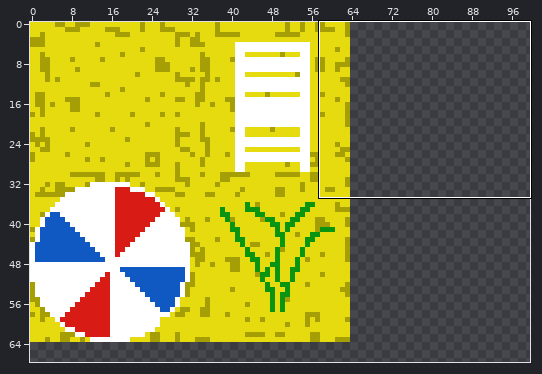
A sprite sheet gets an edit: Zapf_Uni_Rostock/tilesets/Strand.png. The picture above shows the old version from afar; the outline marks the close-up.
Close-up. First the earlier version:
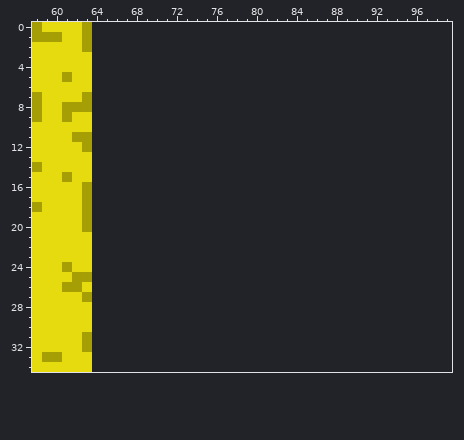
The file is 64x64 pixels. Colours within 5 levels of each other are drawn and written as one. Shown: x 58..99, y 0..34. The old version is drawn lined up with the new one, on the new canvas. The wide view leaves out empty margins.
And afterwards:
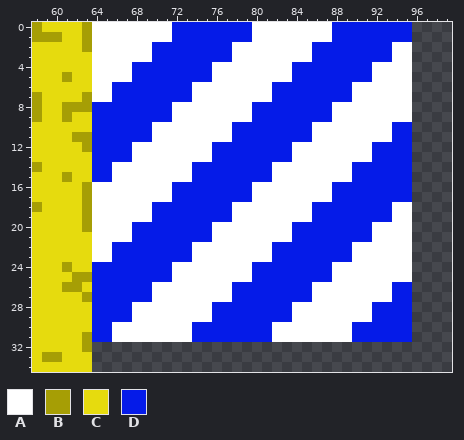
Palette (. is transparent): A #ffffff  B #a69e05  C #e6db0e  D #051be8
Diff:
{"change": "canvas 64x64 -> 256x256"}
{"y":0,"x":64,"old":"................................","new":"AAAAAAAADDDDDDDDAAAAAAAADDDDDDDD"}
{"y":1,"x":64,"old":"................................","new":"AAAAAAAADDDDDDDDAAAAAAAADDDDDDDD"}
{"y":2,"x":64,"old":"................................","new":"AAAAAADDDDDDDDAAAAAAAADDDDDDDDAA"}
{"y":3,"x":64,"old":"................................","new":"AAAAAADDDDDDDDAAAAAAAADDDDDDDDAA"}
{"y":4,"x":64,"old":"................................","new":"AAAADDDDDDDDAAAAAAAADDDDDDDDAAAA"}
{"y":5,"x":64,"old":"................................","new":"AAAADDDDDDDDAAAAAAAADDDDDDDDAAAA"}
{"y":6,"x":64,"old":"................................","new":"AADDDDDDDDAAAAAAAADDDDDDDDAAAAAA"}
{"y":7,"x":64,"old":"................................","new":"AADDDDDDDDAAAAAAAADDDDDDDDAAAAAA"}
{"y":8,"x":64,"old":"................................","new":"DDDDDDDDAAAAAAAADDDDDDDDAAAAAAAA"}
{"y":9,"x":64,"old":"................................","new":"DDDDDDDDAAAAAAAADDDDDDDDAAAAAAAA"}
{"y":10,"x":64,"old":"................................","new":"DDDDDDAAAAAAAADDDDDDDDAAAAAAAADD"}
{"y":11,"x":64,"old":"................................","new":"DDDDDDAAAAAAAADDDDDDDDAAAAAAAADD"}
{"y":12,"x":64,"old":"................................","new":"DDDDAAAAAAAADDDDDDDDAAAAAAAADDDD"}
{"y":13,"x":64,"old":"................................","new":"DDDDAAAAAAAADDDDDDDDAAAAAAAADDDD"}
{"y":14,"x":64,"old":"................................","new":"DDAAAAAAAADDDDDDDDAAAAAAAADDDDDD"}
{"y":15,"x":64,"old":"................................","new":"DDAAAAAAAADDDDDDDDAAAAAAAADDDDDD"}
{"y":16,"x":64,"old":"................................","new":"AAAAAAAADDDDDDDDAAAAAAAADDDDDDDD"}
{"y":17,"x":64,"old":"................................","new":"AAAAAAAADDDDDDDDAAAAAAAADDDDDDDD"}
{"y":18,"x":64,"old":"................................","new":"AAAAAADDDDDDDDAAAAAAAADDDDDDDDAA"}
{"y":19,"x":64,"old":"................................","new":"AAAAAADDDDDDDDAAAAAAAADDDDDDDDAA"}
{"y":20,"x":64,"old":"................................","new":"AAAADDDDDDDDAAAAAAAADDDDDDDDAAAA"}
{"y":21,"x":64,"old":"................................","new":"AAAADDDDDDDDAAAAAAAADDDDDDDDAAAA"}
{"y":22,"x":64,"old":"................................","new":"AADDDDDDDDAAAAAAAADDDDDDDDAAAAAA"}
{"y":23,"x":64,"old":"................................","new":"AADDDDDDDDAAAAAAAADDDDDDDDAAAAAA"}
{"y":24,"x":64,"old":"................................","new":"DDDDDDDDAAAAAAAADDDDDDDDAAAAAAAA"}
{"y":25,"x":64,"old":"................................","new":"DDDDDDDDAAAAAAAADDDDDDDDAAAAAAAA"}
{"y":26,"x":64,"old":"................................","new":"DDDDDDAAAAAAAADDDDDDDDAAAAAAAADD"}
{"y":27,"x":64,"old":"................................","new":"DDDDDDAAAAAAAADDDDDDDDAAAAAAAADD"}
{"y":28,"x":64,"old":"................................","new":"DDDDAAAAAAAADDDDDDDDAAAAAAAADDDD"}
{"y":29,"x":64,"old":"................................","new":"DDDDAAAAAAAADDDDDDDDAAAAAAAADDDD"}
{"y":30,"x":64,"old":"................................","new":"DDAAAAAAAADDDDDDDDAAAAAAAADDDDDD"}
{"y":31,"x":64,"old":"................................","new":"DDAAAAAAAADDDDDDDDAAAAAAAADDDDDD"}
{"label":"added","picture_box":[92,22,412,342]}
